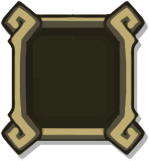
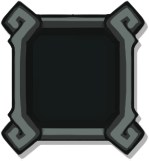
Comparing the layer stacks of the two 149x161 images. Changes:
painted on "Layer 8 copy 3" over [1, 1, 145, 155]
removed layer "Layer 8 copy 2" from group "Group 1 copy 5" over [100, 92, 145, 155]
removed layer "Layer 8 copy" from group "Group 1 copy 5" over [100, 1, 145, 65]
removed layer "Layer 8" from group "Group 1 copy 5" over [1, 1, 46, 65]
removed layer "Layer 2 copy 2" from group "Group 1 copy 5" over [7, 13, 139, 149]
painted on "Layer 5" (in "Group 1 copy 5") over [15, 15, 131, 141]
removed group "Group 1 copy" (2 layers) over [72, 15, 131, 78]
removed layer "Layer 6" (2nd of 4, in "Group 1 copy") (was 49%) from group "Group 1 copy" over [72, 21, 119, 78]
removed layer "Layer 5" (2nd of 4, in "Group 1 copy") from group "Group 1 copy" over [72, 15, 131, 78]
removed group "Group 1 copy 4" (2 layers) over [72, 78, 131, 141]
removed layer "Layer 6" (3rd of 4, in "Group 1 copy 4") (was 49%) from group "Group 1 copy 4" over [72, 78, 119, 135]
removed layer "Layer 5" (3rd of 4, in "Group 1 copy 4") from group "Group 1 copy 4" over [72, 78, 131, 141]
removed group "Group 1" (2 layers) over [15, 78, 74, 141]
removed layer "Layer 6" (4th of 4, in "Group 1") (was 49%) from group "Group 1" over [27, 78, 74, 135]
removed layer "Layer 5" (4th of 4, in "Group 1") from group "Group 1" over [15, 78, 74, 141]
